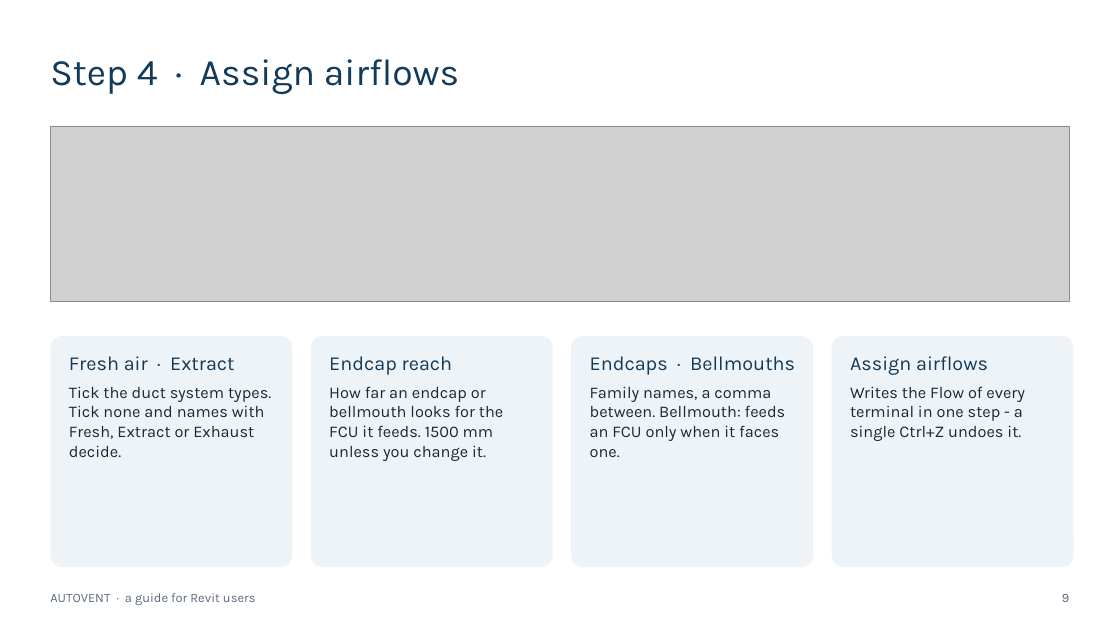
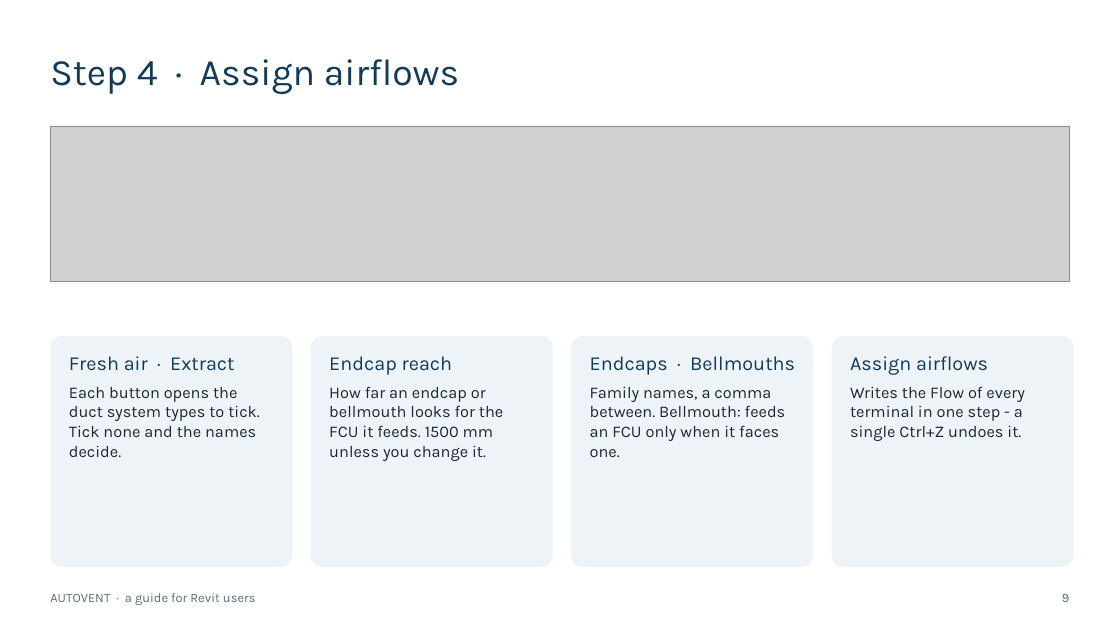
Before and after one commit to Grimwaldo/ATKINSMEC, a slide deck: slide 9 of docs/AUTOVENT-guide.pptx. Drawn at 1120x630 pixels with LibreOffice and Linux fonts; fonts in the diff are those of the drawing; grey boxes stand for pictures. Boxes give left, top, right and bottom in pixels: in the first picture for what was removed or moved away, otherwise in the second. Text is boxed around its words. In the diff, an @@ line names an element or a change of style, - is before the commit and + after.

```diff
--- a/docs/AUTOVENT-guide.pptx
+++ b/docs/AUTOVENT-guide.pptx
@@ picture: place and size @@
-picture at <box>50,126,1070,302</box>
+picture at <box>50,126,1070,281</box>
@@ text at <box>69,387,260,457</box>: text changed @@
-Tick the duct system types. Tick none and names with Fresh, Extract or Exhaust decide.
+Each button opens the duct system types to tick. Tick none and the names decide.
```
Also in this commit, not shown: 3 other slides changed, 25 other files.
